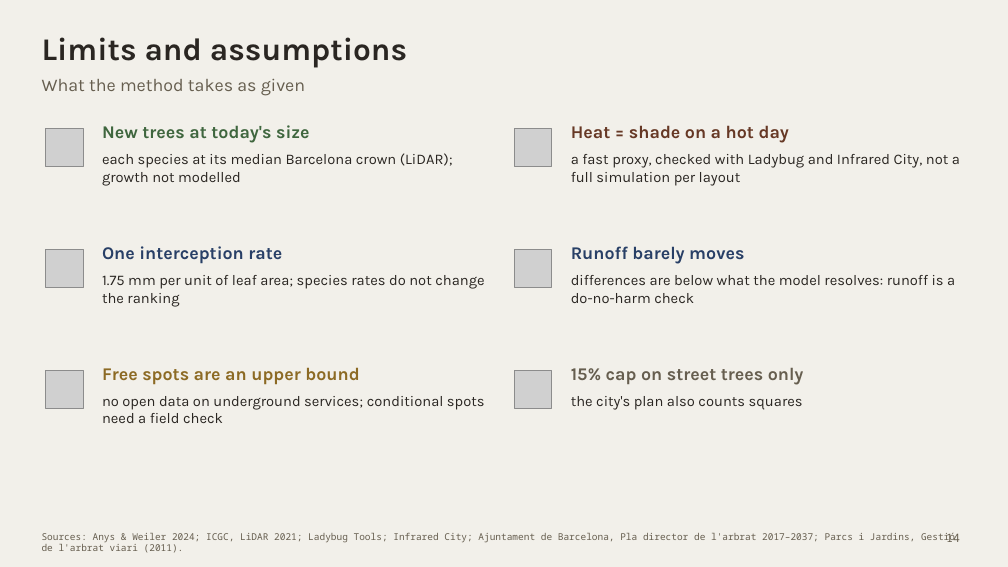
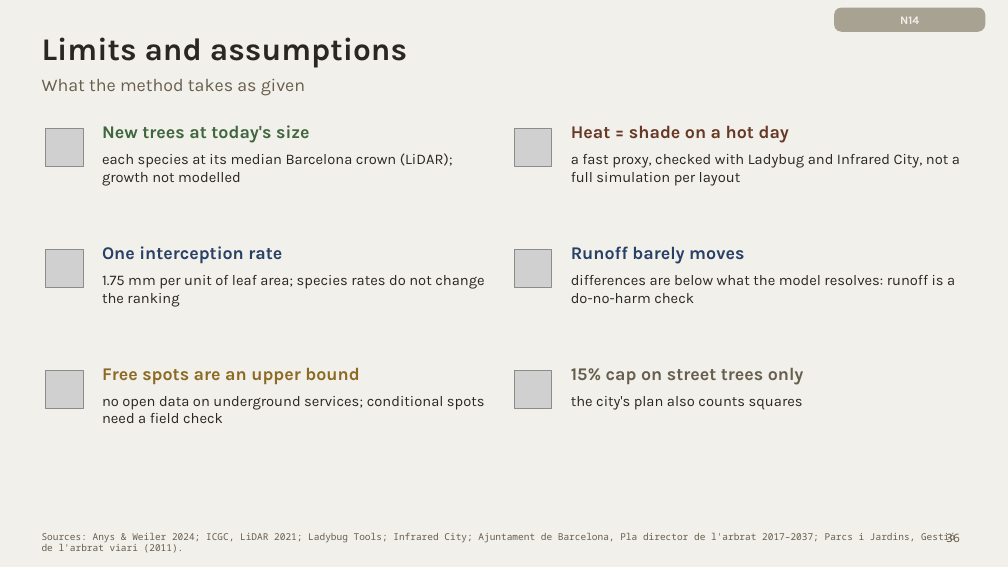
Before and after one commit to giofox96/shade-and-sponge, a slide deck: slide 36 of slides/final/shade_and_sponge_final_new.pptx (slide 14 before the commit). Drawn at 1008x567 pixels with LibreOffice and Linux fonts; fonts in the diff are those of the drawing; grey boxes stand for pictures. Boxes give left, top, right and bottom in pixels: in the first picture for what was removed or moved away, otherwise in the second. Text is boxed around its words. In the diff, an @@ line names an element or a change of style, - is before the commit and + after.

```diff
--- a/slides/final/shade_and_sponge_final_new.pptx
+++ b/slides/final/shade_and_sponge_final_new.pptx
@@ rounded rectangle added at [834, 8, 985, 32], fill #A8A293 @@
@@ text added at [900, 16, 919, 24], 11 pt, text #F2F0EA, bold @@
+N14
@@ page number at [946, 533, 960, 542]: text changed @@
-14
+36
```
Also in this commit, not shown: 13 other slides changed, 7 slides added, 1 other file.
